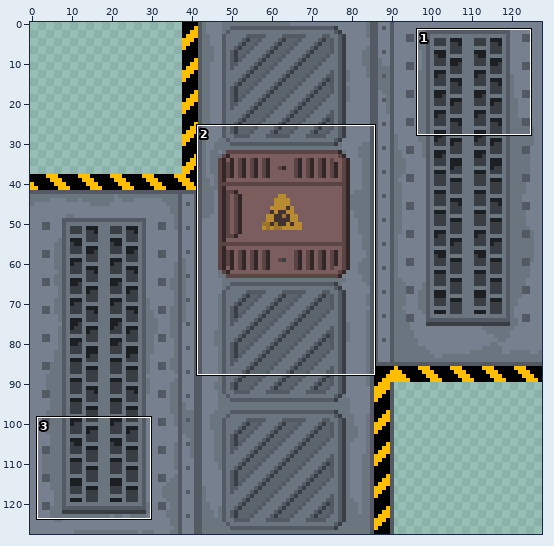
File history of a sprite sheet, assets/levels/endless/obstacles/4.png. Above: a wide view before the commit, with the close-up outlined.
Close-up. Before the commit:
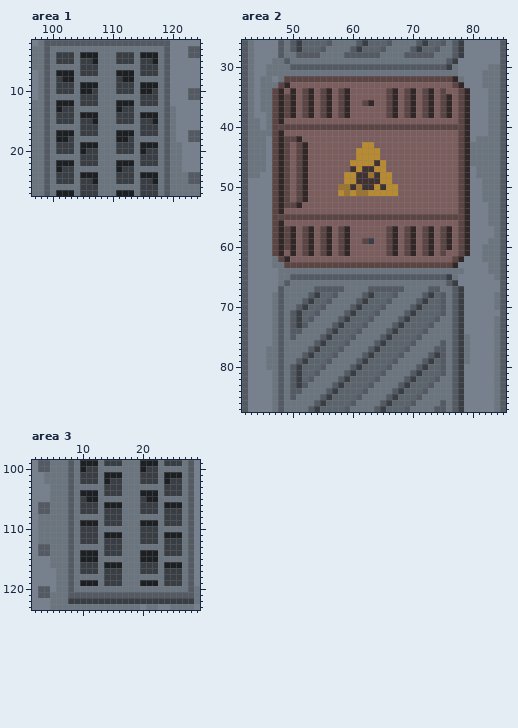
The file is 128x128 pixels. Colours within 5 levels of each other are drawn and written as one. Shown: area 1: x 97..124, y 2..27; area 2: x 42..85, y 26..87; area 3: x 2..29, y 99..123.
And afterwards:
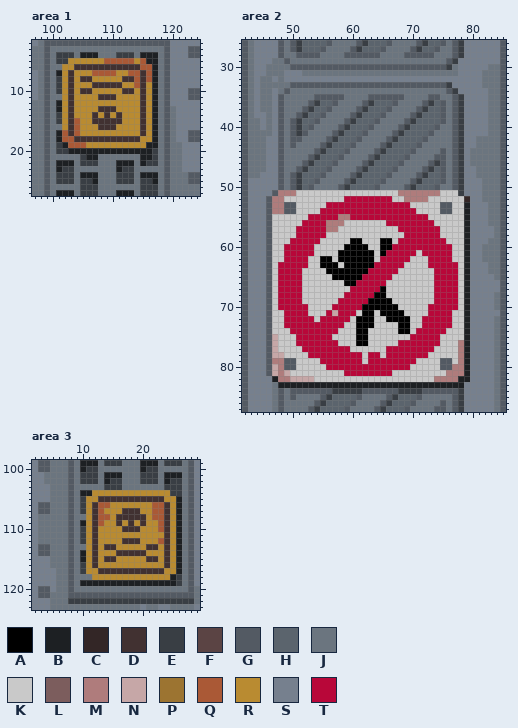
Palette (. is transparent): A #000000  B #1d2023  C #332626  D #413131  E #393e44  F #5b4444  G #535a63  H #5b646d  J #6b757f  K #c9c9c9  L #7c5d5d  M #af7c7c  N #c6a7a7  P #9c7431  Q #aa5936  R #b98b31  S #76808e  T #b80739
Change:
Changed rows in their new state; - is an unchanged pixel.
Area 1:
first column x 102:
 5 -RRRRRRQQQQQRQB-
 6 RRDDDDDDDDDDDQQB
 7 RDRRRQQQQRRQQDQB
 8 RDRDDRRRRRDDQDQB
 9 RDRRRDDDDDRRQDR-
10 RDRDDRRRRRDDRDRB
11 RDRRRRDDDRRRRDRB
12 RDRRRRRRRRRRRDRB
13 RDRRRRDDDRRRRDRB
14 RDRRRDRDRDRRRDR-
15 RDQRRDDDDDRRRDR-
16 RDQRRRDDDRRRRDRB
17 QDQRRRRRRRRRRDRB
18 QQDDDDDDDDDDDRRB
19 BQQQRRRRRRRRRR--
20 -BB-BBBBBBBBB-B-
21 ----BB-------BB-
22 -------------B--
Area 2:
first column x 46:
31 ---SSS-----------------------------
32 ---SSSSSSSSSSSSSSSSSSSSSSSSSSSSSS--
33 --JJGGGGGGGGGGGGGGGGGGGGGGGGGGESS--
34 -SJGJJJJJJJJJJJJJJJJJJJJJJJJJJGESS-
35 -SGJJJJJGGGGGJJJJGGGGGGJJJJGGJJGES-
36 -SGJJJJGEHHGJJJJGEHHHGJJJJGEHGJGES-
37 -SGJJJGEHHGJJJJGEHHHGJJJJGEHHGJGES-
38 -SGJJGEHHGJJJJGEHHHGJJJJGEHHHGJGES-
39 -SGJGEHHGJJJJGEHHHGJJJJGEHHHHGJGES-
40 -SGJGEHGJJJJGEHHHGJJJJGEHHHHGJJGES-
41 -SGJGEGJJJJGEHHHGJJJJGEHHHHGJJJGES-
42 -SGJGGJJJJGEHHHGJJJJGEHHHHGJJJJGES-
43 -SGJGJJJJGEHHHGJJJJGEHHHHGJJJJJGESS
44 -SGJJJJJGEHHHGJJJJGEHHHHGJJJJGJGES-
45 -SGJJJJGEHHHGJJJJGEHHHHGJJJJGGJGES-
46 -SGJJJGEHHHGJJJJGEHHHHGJJJJGEGJGES-
47 -SGJJGEHHHGJJJJGEHHHHGJJJJGEHGJGES-
48 -SGJGEHHHGJJJJGEHHHHGJJJJGEHHGJGES-
49 -SGJGEHHGJJJJGEHHHHGJJJJGEHHHGJGES-
50 -SGJGEHGJJJJGEHHHHGJJJJGEHHHGJJGES-
51 -GMMMKKKKKKKKKKKKKKKKKMMMMMMMKKKES-
52 GMMKKKKKKKKKKTTTTTTTTKKMMMMKKKKKK--
53 GMMGGKKKKKTTTTTTTTTTTTTTKKKKKGGKKB-
54 GMMGGKKKKTTTTTTTTTTTTTTTTKKKKGGKKB-
55 GKKKKKKTTTTTMMTTTTTTTTTTTTTKKKKKKB-
56 GKKKKKTTTTMMMKKKKKKKTTTTTTTTKKKKKB-
57 GKKKKTTTTTMMKKKKKKKKKKTTTTTTTKKKKB-
58 GKKKKTTTTTKKKKKKKKKKKKKTTTTTTKKKKB-
59 GKKKTTTTTKKKKKAAKKKAAKTTTTTTTTKKKB-
60 GKKTTTTTKKKKKAAAAKKAATTTTTTTTTTKKB-
61 GKKTTTTTKKKKAAAAAAKATTTTTKTTTTTKKB-
62 GKKTTTTKKAAKAAAAAAKTTTTTKKKTTTTKKB-
63 GKTTTTTKKAAAKAAAAATTTTTKKKKTTTTTKB-
64 GKTTTTKKKKAAAAAAATTTTTKKKKKKTTTTKB-
65 GKTTTTKKKKKAAAAATTTTTKKKKKKKTTTTKB-
66 GKTTTTKKKKKKKAATTTTTKKKKKKKKTTTTKB-
67 GKTTTTKKKKKKKKTTTTTAKKKKKKKKTTTTKB-
68 GKTTTTKKKKKKKTTTTTAAKKKKKKKKTTTTKB-
69 GKTTTTKKKKKKTTTTTAAAAKKKKKKKTTTTKB-
70 GKTTTTTKKKKTTTTTAAAAAAKKKKKTTTTTKB-
71 GKKTTTTKKKTNTTTKAAKAAAAKKKKTTTTKKB-
72 GKKTTTTTKTTTTTKAAAKKAAAAKKTTTTTKKB-
73 GKKTTTTTTTTTTKKAAAKKKKAAKKTTTTTKKB-
74 GKKKTTTTTTTTKKKAAKKKKKAAKTTTTTKKKB-
75 GNKKKTTTTTTKKKKAAKKKKKKKTTTTTKKKKB-
76 GNKKKTTTTTTTKKKAAKKKKKTTTTTTTKKKMB-
77 GNKKKKTTTTTTTTKKKKKKTTTTTTTTKKKKMB-
78 GNNKKKKTTTTTTTTTKTTKTTTTTTTKKKKKMB-
79 GMMGGKKKKTTTTTTTKTTTTTTTTKKKK-GKMB-
80 GNMG-KKKKKTTTTTTTTTTTTTTKKKKK-GMMB-
81 GNMNKKKKKKKKKTTTTTTTTKKKKKKKKKMMMB-
82 -BMMNNNNKKKKKKKKKKKKKKKKKKKKMMMMBB-
83 --BBBBBBBBBBBBBBBBBBBBBBBBBBBBBBB--
84 ------GGGG--EEEE-GGGG--EEE-GGGG----
Area 3:
first column x 11:
104 -RRRRRRRRRRRRR--
105 RRDDDDDDDDDDDRRB
106 RDQQRRRRRRRQQDR-
107 RDQRRRDDDRRQQDRB
108 RDQQRDDDDDRQQDRB
109 RDQRRDRDRDRRQDRB
110 RDRRRRDDDRRRQDRB
111 RDRRRRRRRRRRRDR-
112 RDRRRRDDDRRRQDRB
113 RDRDDRRRRRDDRDRB
114 RDRRRDDDDDRRRDRB
115 RDRDDRRRRRDDRDRB
116 RDRRRRRRRRRRRDR-
117 RRDDDDDDDDDDDRRB
118 -RRRRRRRRRRRRRB-
119 --BBBBBBB---BBB-
